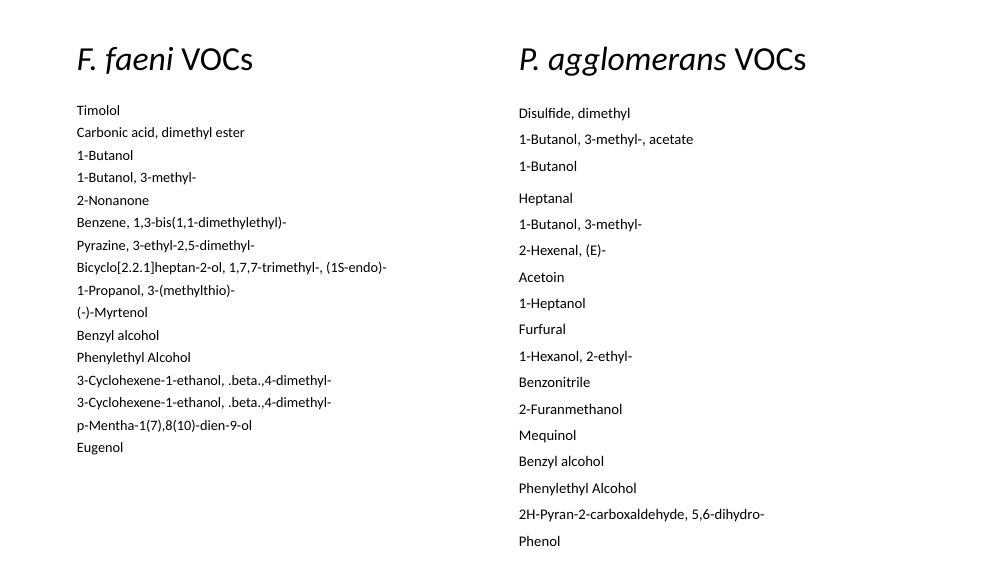
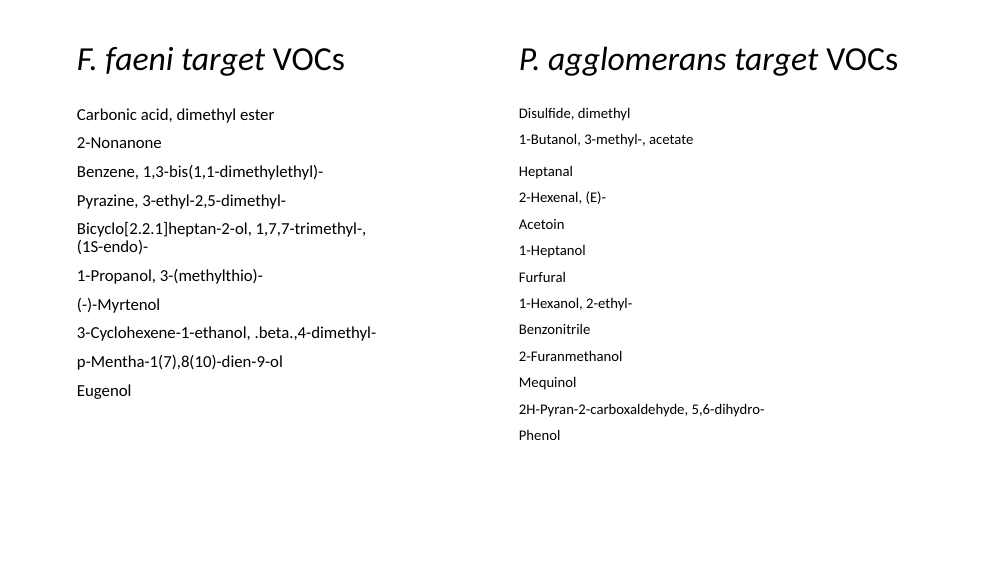
Before and after one commit to jamestbrown5/archive_BACandBlue, a slide deck: slide 2 of Documents/20191003_WongBeck_SWDGrant Slides.pptx (slide 4 before the commit). Drawn at 1008x567 pixels with LibreOffice and Linux fonts; fonts in the diff are those of the drawing. Boxes give left, top, right and bottom in pixels: in the first picture for what was removed or moved away, otherwise in the second. Text is boxed around its words. In the diff, an @@ line names an element or a change of style, - is before the commit and + after.

```diff
--- a/Documents/20191003_WongBeck_SWDGrant Slides.pptx
+++ b/Documents/20191003_WongBeck_SWDGrant Slides.pptx
@@ title at (77, 47, 345, 76): text changed @@
-F. faeni VOCs
+F. faeni target VOCs
@@ text at (519, 46, 898, 76): text changed @@
-P. agglomerans VOCs
+P. agglomerans target VOCs
@@ text "Carbonic acid, dimethyl ester" at (77, 108, 377, 399): size 13.6 to 16 pt; line spacing 0.7 to 0.9 @@
@@ text at (77, 105, 120, 115): paragraph removed @@
-Timolol
@@ text at (77, 150, 196, 185): paragraphs removed @@
-1-Butanol
-1-Butanol, 3-methyl-
@@ text at (519, 160, 577, 171): paragraph removed @@
-1-Butanol
@@ text at (519, 218, 642, 232): paragraph removed @@
-1-Butanol, 3-methyl-
@@ text at (77, 330, 331, 388): paragraphs removed @@
-Benzyl alcohol
-Phenylethyl Alcohol
-3-Cyclohexene-1-ethanol, .beta.,4-dimethyl-
@@ text at (519, 455, 637, 496): paragraphs removed @@
-Benzyl alcohol
-Phenylethyl Alcohol
```
Also in this commit, not shown: 1 other slide changed, 2 slides added, 2 slides removed, 6 other files.
